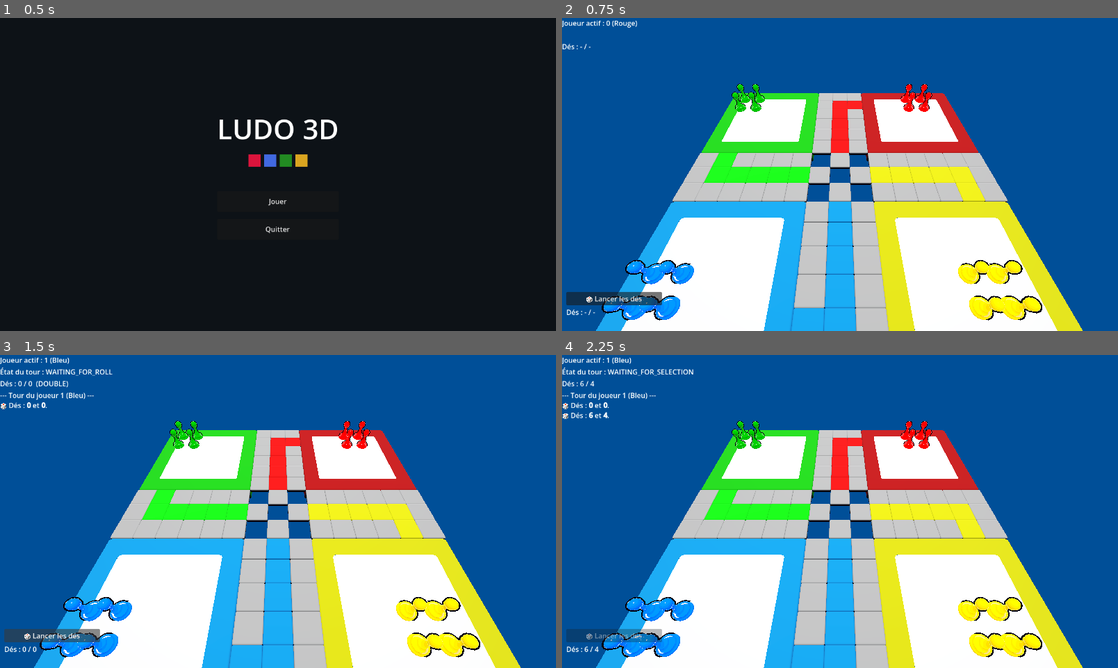
Above: before the commit, frames 1-4 (two rows, left to right).
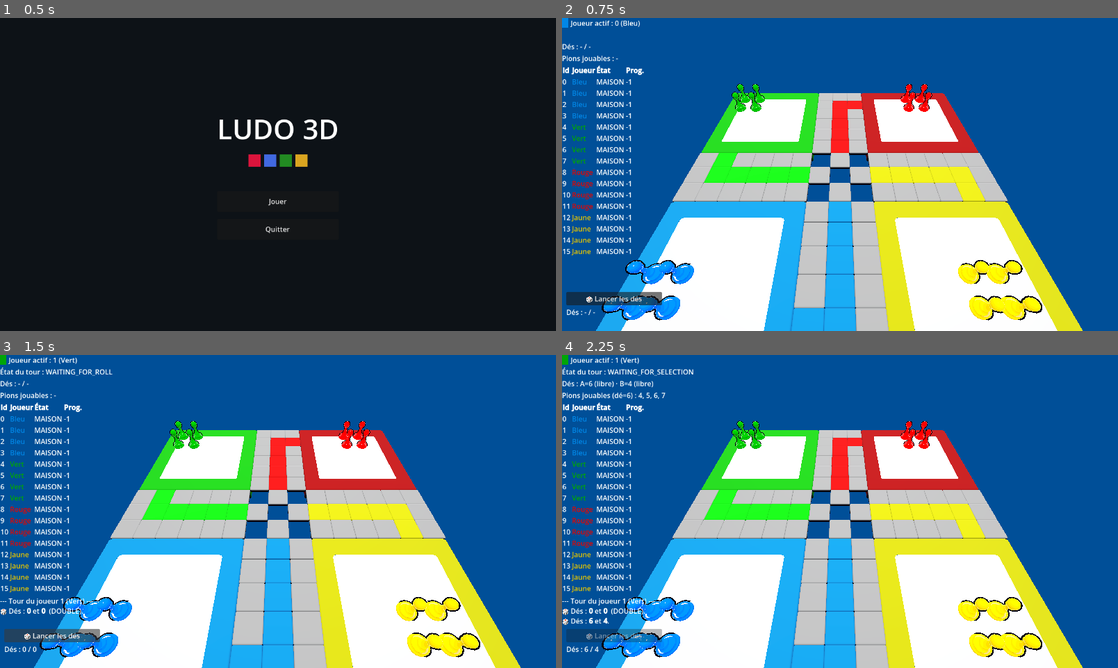
Above: after the commit, the same moments.

Repository: Davelerino/ludo-game
Game: Godot game, scene res://scenes/ui/main_menu.tscn
Same seed, same stepped clock (60 frames per second), same inputs: the game is played once before the commit and once after it.
Inputs:
- Up to frame 1 (0.5 s): no input
- Up to frame 2 (0.75 s): click "Jouer" at 0.5 s
- Up to frame 3 (1.5 s): click "🎲 Lancer les dés" at 1.25 s
- Up to frame 4 (2.25 s): click "🎲 Lancer les dés" at 2 s

Frame 1 is identical in both runs. In frame 2, 2.1% of the frame differs, in the area x 0-15%, y 0-76%; in frame 3, 2.6%; in frame 4, 2.8%, in the area x 0-19%, y 0-87%.

Commit message:
Corrige les doublons de des, les couleurs debug, la camera ; ajoute l'auto-jeu
- dice_system.gd / turn_manager.gd : un double (1-1, 3-3, double-6...) ne
  faisait jouer qu'une seule des deux valeurs identiques avant de passer le
  tour (le B de _pending_dice n'etait jamais ajoute quand a == b) ; c'est
  aussi la cause du "2e de non consomme" observe sur une sortie de yard en 6
  au sein d'un double-six.
- ui/hud/hud.gd : PLAYER_NAMES etait decale d'un cran par rapport aux
  couleurs reelles des pions (pawn_controller.gd). Refonte complete du
  panneau : joueur actif avec pastille de couleur, etat du tour, dés A/B
  avec statut utilise/libre, pions jouables, tableau des 16 pions ; journal
  texte conserve en dessous.
- game_events.gd : nouveau signal pawns_offered(player_id, pawn_ids,
  dice_value), emis par turn_manager.gd pour alimenter le panneau sans
  dupliquer RuleEngine.get_legal_target_pawns.
- scenes/main.gd : injecte dice_system/board_manager dans le HUD (pas des
  autoloads, contrairement a TurnManager).
- camera_rig.gd : borne basse du pitch orbital ramenee a l'horizon (0.0 au
  lieu de -PI/2+0.1) pour empecher de voir sous le plateau.
- turn_manager.gd : quand un seul pion est legal pour un de, il se joue
  automatiquement au lieu d'attendre un clic (aucun vrai choix a faire).

Co-Authored-By: Claude Sonnet 5 <noreply@anthropic.com>

Diff:
--- a/scenes/main.gd
+++ b/scenes/main.gd
@@ -53,3 +53,11 @@
 	var dice_view: DiceView = ui_manager.get_node_or_null("DiceView")
 	if dice_view:
 		dice_view.turn_manager = TurnManager
+
+	# 7. Injecte les dépendances du HUD (DiceSystem/BoardManager ne sont pas
+	#    des autoloads, contrairement à TurnManager).
+	var hud: HUD = ui_manager.get_node_or_null("HUD")
+	if hud:
+		hud.dice_system = dice_system
+		hud.board_manager = board_manager
+		hud.refresh()
--- a/scenes/main.tscn
+++ b/scenes/main.tscn
@@ -35,6 +35,7 @@
 [node name="CameraRig" type="Node3D" parent="." unique_id=229596424 node_paths=PackedStringArray("target")]
 script = ExtResource("3_cam")
 target = NodePath("../Marker3D")
+zoom_step = 0.1
 min_distance = 2.0
 default_distance = 2.0
 
--- a/scripts/core/camera_rig.gd
+++ b/scripts/core/camera_rig.gd
@@ -56,14 +56,14 @@
 		if _is_orbiting:
 			_yaw -= event.relative.x * sensitivity
 			_pitch = clampf(_pitch + event.relative.y * sensitivity,
-					-PI / 2 + 0.1, PI / 2 - 0.1)
+					0.0, PI / 2 - 0.1)
 			_update_transform()
 
 	# --- Mobile : drag tactile pour orbiter ---
 	elif event is InputEventScreenDrag:
 		_yaw -= event.relative.x * sensitivity
 		_pitch = clampf(_pitch + event.relative.y * sensitivity,
-				-PI / 2 + 0.1, PI / 2 - 0.1)
+				0.0, PI / 2 - 0.1)
 		_update_transform()
 
 
--- a/scripts/core/dice_system.gd
+++ b/scripts/core/dice_system.gd
@@ -72,7 +72,7 @@
 func all_dice_consumed() -> bool:
 	if dice_a == 0 and dice_b == 0:
 		return true
-	return dice_a_used and (dice_a == dice_b or dice_b_used)
+	return dice_a_used and dice_b_used
 
 
 ## Double six -> extra tour garanti (§5.1).
--- a/scripts/managers/game_events.gd
+++ b/scripts/managers/game_events.gd
@@ -46,6 +46,11 @@
 ## Émis à chaque changement d'état de la machine à tours (utile pour le debug
 ## et pour piloter l'UI). `old_state`/`new_state` ∈ TurnManager.TurnState.
 signal turn_state_changed(old_state: int, new_state: int)
+## Émis quand le TurnManager propose un dé à jouer : la liste des pions
+## légaux pour `dice_value` (peut être vide juste avant qu'un dé injouable
+## soit retiré). Utile pour l'UI/debug, qui n'a pas à réévaluer
+## RuleEngine.get_legal_target_pawns() elle-même.
+signal pawns_offered(player_id: int, pawn_ids: Array, dice_value: int)
 ## Émis quand un tour se termine et qu'on passe au joueur suivant (ou qu'un
 ## extra tour est accordé au même joueur, §5.1). `granted_extra_turn` vaut
 ## true dans ce dernier cas.
--- a/scripts/managers/turn_manager.gd
+++ b/scripts/managers/turn_manager.gd
@@ -138,13 +138,11 @@
 		# On laisse le joueur consommer les dés actuels, puis on forcera la fin.
 		pass  # traité dans _after_move_resolved() via _force_end_after_consume
 
-	# Construit la liste des dés encore jouables ce tour.
+	# Construit la liste des dés encore jouables ce tour. Sur un double, A et
+	# B portent la même valeur mais restent deux coups distincts à jouer.
 	_pending_dice.clear()
 	_pending_dice.append({"die": "A", "value": a})
-	if a != b:
-		_pending_dice.append({"die": "B", "value": b})
-	# (sur un double, un seul "dé logique" — règle Ludo : les deux faces sont
-	#  identiques, on joue deux fois la même valeur via A puis B consommés.)
+	_pending_dice.append({"die": "B", "value": b})
 
 	_change_state(TurnState.WAITING_FOR_SELECTION)
 	_offer_selection()
@@ -170,8 +168,16 @@
 		_offer_selection()  # réessaie avec le dé suivant
 		return
 
+	var legal_ids: Array = legal.map(func(e): return e.pawn.id)
+	GameEvents.pawns_offered.emit(active_player, legal_ids, first.value)
+
+	if legal.size() == 1:
+		# Un seul pion peut jouer ce dé : ce n'est pas un vrai choix, on le
+		# joue automatiquement au lieu d'attendre un clic (QoL).
+		_play_pawn(legal[0].pawn)
+		return
+
 	# Demande au PawnController de laisser le joueur choisir (§11.6).
-	var legal_ids: Array = legal.map(func(e): return e.pawn.id)
 	pawn_controller.request_selection(active_player, legal_ids)
 
 
@@ -183,7 +189,13 @@
 		return
 	if _pending_dice.is_empty():
 		return
-
+	_play_pawn(pawn)
+
+
+## Joue `pawn` avec le dé en tête de `_pending_dice`, que le choix vienne
+## d'un clic joueur (_on_pawn_selected) ou d'un coup forcé auto-joué
+## (_offer_selection, quand un seul pion est légal pour ce dé).
+func _play_pawn(pawn: Dictionary) -> void:
 	var entry: Dictionary = _pending_dice[0]
 
 	# Snapshot AVANT toute mutation : apply_move() va muter pawn.state/progress
--- a/ui/hud/hud.gd
+++ b/ui/hud/hud.gd
@@ -1,19 +1,45 @@
 class_name HUD
 extends Control
 ## ============================================================================
-## HUD — Overlay d'information de partie (GDD §11.5 : UIManager > HUD).
+## HUD — Panneau de debug/état de partie (GDD §11.5 : UIManager > HUD).
 ##
-## Affiche : joueur actif, dés courants, état du tour (TurnManager.TurnState),
-## et le journal d'événements. Écoute GameEvents (§11.2) — ne dépend pas
-## directement des managers, ce qui garde l'UI découplée.
+## Affiche : joueur actif (avec sa vraie couleur), état du tour, les deux dés
+## (valeur + consommé ou non), les pions actuellement jouables, un tableau
+## compact des 16 pions, et un journal d'événements réduit en dessous.
+## Écoute GameEvents (§11.2) pour rester découplée des managers — sauf
+## DiceSystem/BoardManager, qui ne sont pas des autoloads (contrairement à
+## TurnManager) et doivent être injectés par main.gd.
 ## ============================================================================
 
-const PLAYER_NAMES := ["Rouge", "Bleu", "Vert", "Jaune"]
-
+const PawnState := BoardConfig.PawnState
+
+## Player0=Bleu, Player1=Vert, Player2=Rouge, Player3=Jaune — voir
+## pawn_controller.gd:pawn_scenes (source de vérité des couleurs réelles).
+const PLAYER_NAMES := ["Bleu", "Vert", "Rouge", "Jaune"]
+## Reprises des shader_parameter/albedo_color de resources/{Couleur}_mat.tres,
+## pour que les pastilles du panneau correspondent aux pions sur le plateau.
+const PLAYER_COLORS := [
+	Color(0, 0.5294118, 0.90588236),
+	Color(0, 0.6509804, 0.023529412),
+	Color(0.90588236, 0.015686275, 0),
+	Color(0.90588236, 0.76862746, 0),
+]
+
+## Injectés par main.gd (DiceSystem/BoardManager sont des noeuds de scène,
+## pas des autoloads).
+var dice_system: DiceSystem
+var board_manager: BoardManager
+
+var _player_swatch: ColorRect
 var _player_label: Label
 var _state_label: Label
 var _dice_label: Label
+var _offered_label: Label
+var _pawns_table: RichTextLabel
 var _log: RichTextLabel
+
+var _offered_pawn_ids: Array = []
+var _offered_dice_value: int = -1
 
 
 func _ready() -> void:
@@ -22,10 +48,13 @@
 	GameEvents.dice_rolled.connect(_on_dice_rolled)
 	GameEvents.turn_ended.connect(_on_turn_ended)
 	GameEvents.turn_state_changed.connect(_on_state_changed)
+	GameEvents.pawns_offered.connect(_on_pawns_offered)
 	GameEvents.pawn_moved.connect(_on_pawn_moved)
 	GameEvents.pawn_captured.connect(_on_pawn_captured)
 	GameEvents.victory.connect(_on_victory)
-	_player_label.text = "Joueur actif : 0 (%s)" % PLAYER_NAMES[0]
+	_refresh_player_label(0)
+	_refresh_offered_label()
+	refresh()
 
 
 func _build() -> void:
@@ -34,8 +63,17 @@
 	vbox.add_theme_constant_override("separation", 4)
 	add_child(vbox)
 
+	var player_row := HBoxContainer.new()
+	player_row.add_theme_constant_override("separation", 6)
+	vbox.add_child(player_row)
+
+	_player_swatch = ColorRect.new()
+	_player_swatch.custom_minimum_size = Vector2(14, 14)
+	_player_swatch.mouse_filter = Control.MOUSE_FILTER_IGNORE
+	player_row.add_child(_player_swatch)
+
 	_player_label = Label.new()
-	vbox.add_child(_player_label)
+	player_row.add_child(_player_label)
 
 	_state_label = Label.new()
 	vbox.add_child(_state_label)
@@ -43,6 +81,20 @@
 	_dice_label = Label.new()
 	_dice_label.text = "Dés : - / -"
 	vbox.add_child(_dice_label)
+
+	_offered_label = Label.new()
+	vbox.add_child(_offered_label)
+
+	# Tableau compact des 16 pions (bbcode [table], pas de noeuds par ligne à
+	# reconstruire à la main à chaque rafraîchissement).
+	_pawns_table = RichTextLabel.new()
+	_pawns_table.bbcode_enabled = true
+	_pawns_table.fit_content = true
+	_pawns_table.custom_minimum_size = Vector2(0, 170)
+	# RichTextLabel a mouse_filter=STOP par défaut (contrairement à Label) —
+	# voir le correctif du journal ci-dessous, même raison.
+	_pawns_table.mouse_filter = Control.MOUSE_FILTER_IGNORE
+	vbox.add_child(_pawns_table)
 
 	_log = RichTextLabel.new()
 	_log.size_flags_vertical = Control.SIZE_EXPAND_FILL
@@ -57,25 +109,51 @@
 	vbox.add_child(_log)
 
 
+## Rafraîchit les champs qui dépendent de dice_system/board_manager — à
+## appeler une fois ces références injectées par main.gd (elles ne le sont
+## pas encore quand _ready() tourne : HUD est un enfant, donc prêt avant le
+## script racine Main qui fait l'injection).
+func refresh() -> void:
+	_refresh_dice_label()
+	_refresh_pawns_table()
+
+
 func _on_dice_rolled(a: int, b: int, is_double: bool) -> void:
-	_dice_label.text = "Dés : %d / %d%s" % [a, b, ("  (DOUBLE)" if is_double else "")]
-	_append_log("🎲 Dés : [b]%d[/b] et [b]%d[/b]." % [a, b])
-
-
-func _on_turn_ended(prev: int, next_p: int, extra: bool) -> void:
+	_append_log("🎲 Dés : [b]%d[/b] et [b]%d[/b]%s." % [a, b, ("  (DOUBLE)" if is_double else "")])
+	_refresh_dice_label()
+
+
+func _on_turn_ended(_prev: int, next_p: int, extra: bool) -> void:
 	if extra:
 		_append_log("[color=orange]✦ Extra tour pour le joueur %d (%s)[/color]" % [next_p, PLAYER_NAMES[next_p]])
 	else:
-		_player_label.text = "Joueur actif : %d (%s)" % [next_p, PLAYER_NAMES[next_p]]
 		_append_log("--- Tour du joueur %d (%s) ---" % [next_p, PLAYER_NAMES[next_p]])
+		_refresh_player_label(next_p)
+	_offered_pawn_ids = []
+	_refresh_offered_label()
 
 
 func _on_state_changed(_old: int, new_state: int) -> void:
 	_state_label.text = "État du tour : %s" % TurnManager.TurnState.find_key(new_state)
+	if new_state == TurnManager.TurnState.CHECKING_MOVES:
+		# Nouveau lancer : la liste de pions jouables du tour précédent est
+		# obsolète tant que _offer_selection() n'en a pas republié une.
+		_offered_pawn_ids = []
+		_refresh_offered_label()
+	_refresh_dice_label()
+	_refresh_pawns_table()
+
+
+func _on_pawns_offered(_player_id: int, pawn_ids: Array, dice_value: int) -> void:
+	_offered_pawn_ids = pawn_ids
+	_offered_dice_value = dice_value
+	_refresh_offered_label()
 
 
 func _on_pawn_moved(pawn: Dictionary, _dv: int) -> void:
 	_append_log("Pion %d (joueur %d) déplacé -> progress %d." % [pawn.id, pawn.player, pawn.progress])
+	_refresh_dice_label()
+	_refresh_pawns_table()
 
 
 func _on_pawn_captured(victim: Dictionary, attacker: Dictionary) -> void:
@@ -86,5 +164,47 @@
 	_append_log("[b][color=gold]🏆 Victoire du joueur %d (%s) ![/color][/b]" % [winner, PLAYER_NAMES[winner]])
 
 
+func _refresh_player_label(player_id: int) -> void:
+	_player_label.text = "Joueur actif : %d (%s)" % [player_id, PLAYER_NAMES[player_id]]
+	_player_swatch.color = PLAYER_COLORS[player_id]
+
+
+func _refresh_offered_label() -> void:
+	if _offered_pawn_ids.is_empty():
+		_offered_label.text = "Pions jouables : -"
+		return
+	var ids := PackedStringArray()
+	for pawn_id in _offered_pawn_ids:
+		ids.append(str(pawn_id))
+	_offered_label.text = "Pions jouables (dé=%d) : %s" % [_offered_dice_value, ", ".join(ids)]
+
+
+func _refresh_dice_label() -> void:
+	if not dice_system or dice_system.dice_a == 0:
+		_dice_label.text = "Dés : - / -"
+		return
+	var a_state := "utilisé" if dice_system.dice_a_used else "libre"
+	var b_state := "utilisé" if dice_system.dice_b_used else "libre"
+	var double_tag := "  (DOUBLE)" if dice_system.is_double() else ""
+	_dice_label.text = "Dés : A=%d (%s) · B=%d (%s)%s" % [
+		dice_system.dice_a, a_state, dice_system.dice_b, b_state, double_tag
+	]
+
+
+func _refresh_pawns_table() -> void:
+	if not board_manager:
+		return
+	var bb := "[table=4]"
+	bb += "[cell][b]Id[/b][/cell][cell][b]Joueur[/b][/cell][cell][b]État[/b][/cell][cell][b]Prog.[/b][/cell]"
+	for pawn in board_manager.all_pawns:
+		var color_hex: String = PLAYER_COLORS[pawn.player].to_html(false)
+		bb += "[cell]%d[/cell][cell][color=#%s]%s[/color][/cell][cell]%s[/cell][cell]%d[/cell]" % [
+			pawn.id, color_hex, PLAYER_NAMES[pawn.player],
+			PawnState.find_key(pawn.state), pawn.progress
+		]
+	bb += "[/table]"
+	_pawns_table.text = bb
+
+
 func _append_log(text: String) -> void:
 	_log.append_text(text + "\n")
